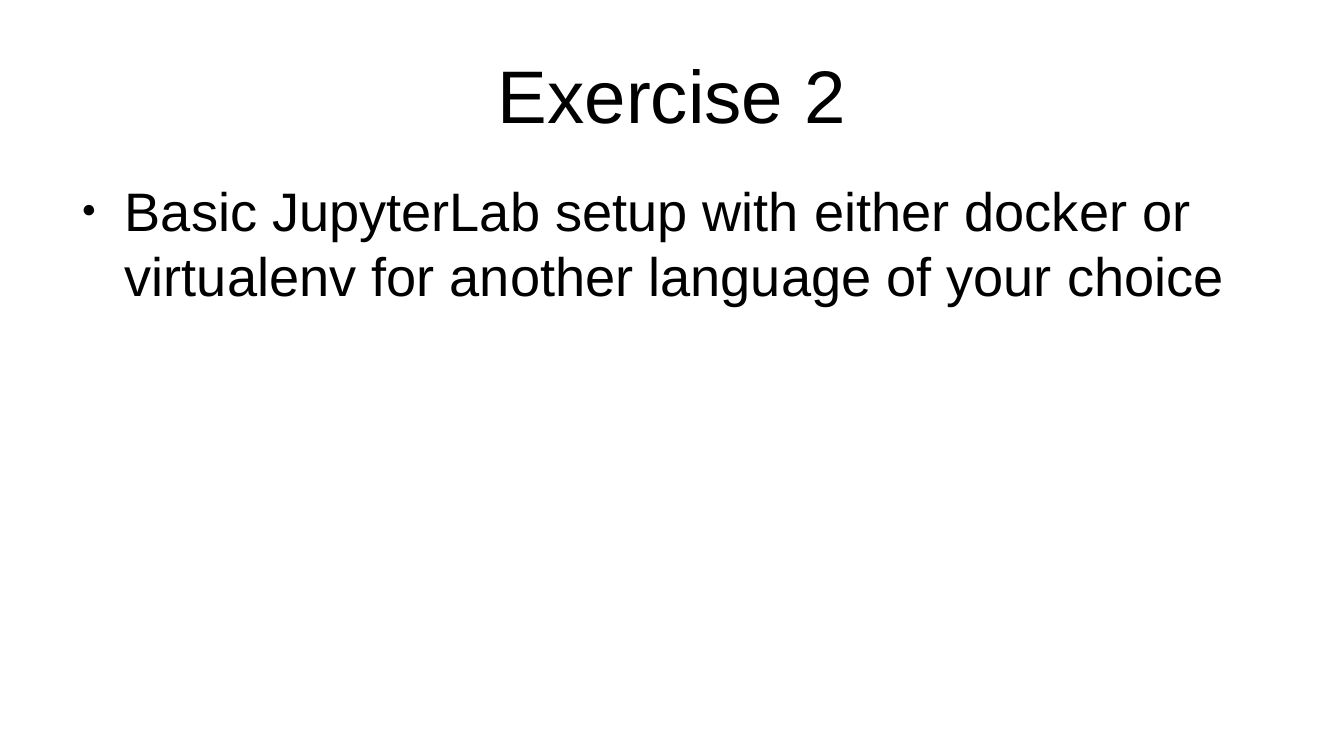
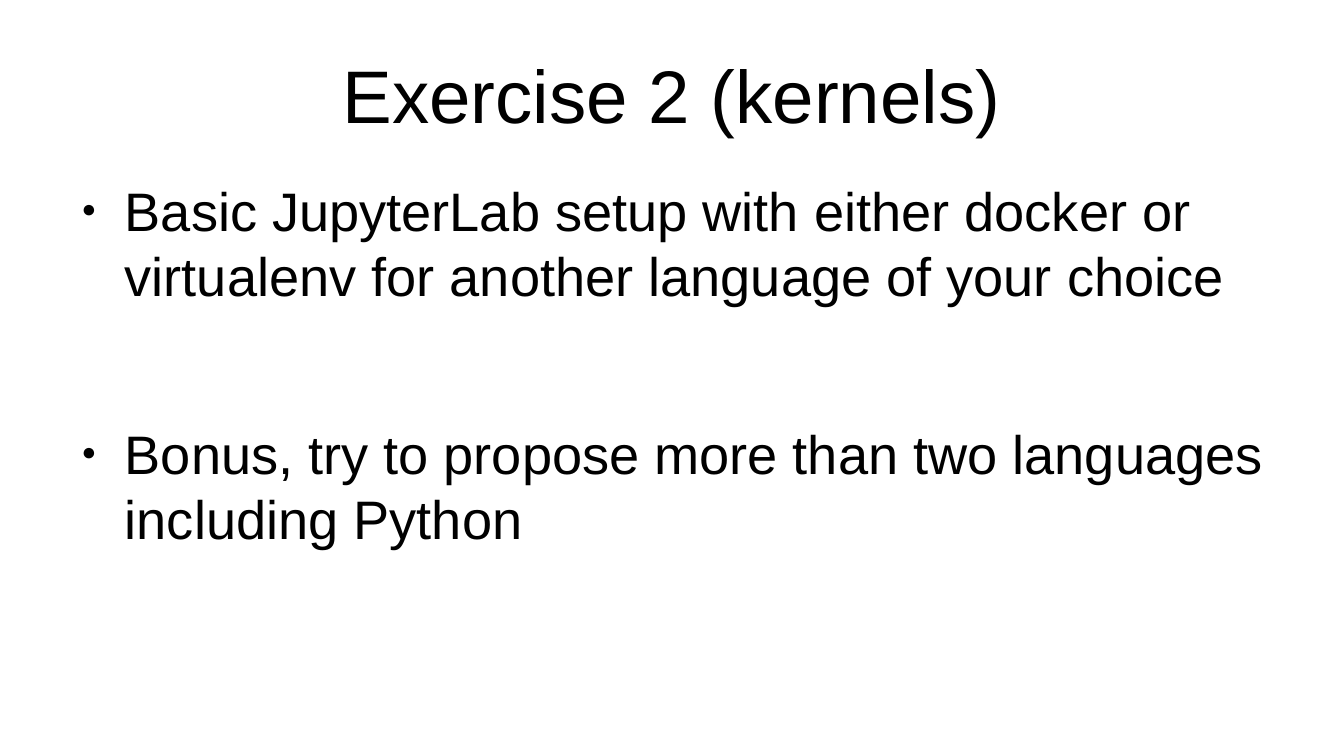
Before and after one commit to jeandet/PICo_Jupyter, a slide deck: slide 27 of PICoJupyter14042022Jeandet.odp (slide 23 before the commit). Drawn at 1344x756 pixels with LibreOffice and Linux fonts; fonts in the diff are those of the drawing. Boxes give left, top, right and bottom in pixels: in the first picture for what was removed or moved away, otherwise in the second. Text is boxed around its words. In the diff, an @@ line names an element or a change of style, - is before the commit and + after.

Commit message:
Slides ready and exercises done with answers

```diff
--- a/PICoJupyter14042022Jeandet.odp
+++ b/PICoJupyter14042022Jeandet.odp
@@ title at [342,69,1001,137]: text changed @@
-Exercise 2
+Exercise 2 (kernels)
@@ text at [125,434,1263,548]: paragraph added @@
+● Bonus, try to propose more than two languages including Python
```
Also in this commit, not shown: 10 other slides changed, 5 slides added, 12 other files.
